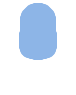
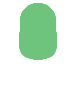
Before/after of a w=76, h=95 layered artwork. What changed in the layer stack:
painted on "Light Blue.png" over [19, 3, 57, 60]
